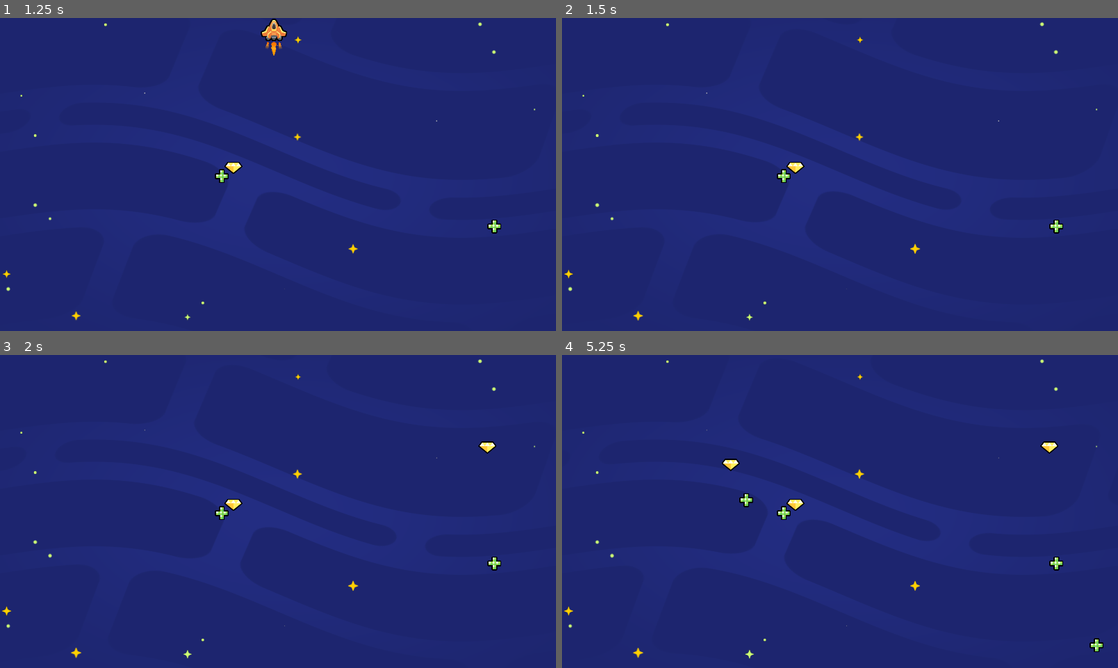
Above: before the commit, frames 1-4 (two rows, left to right).
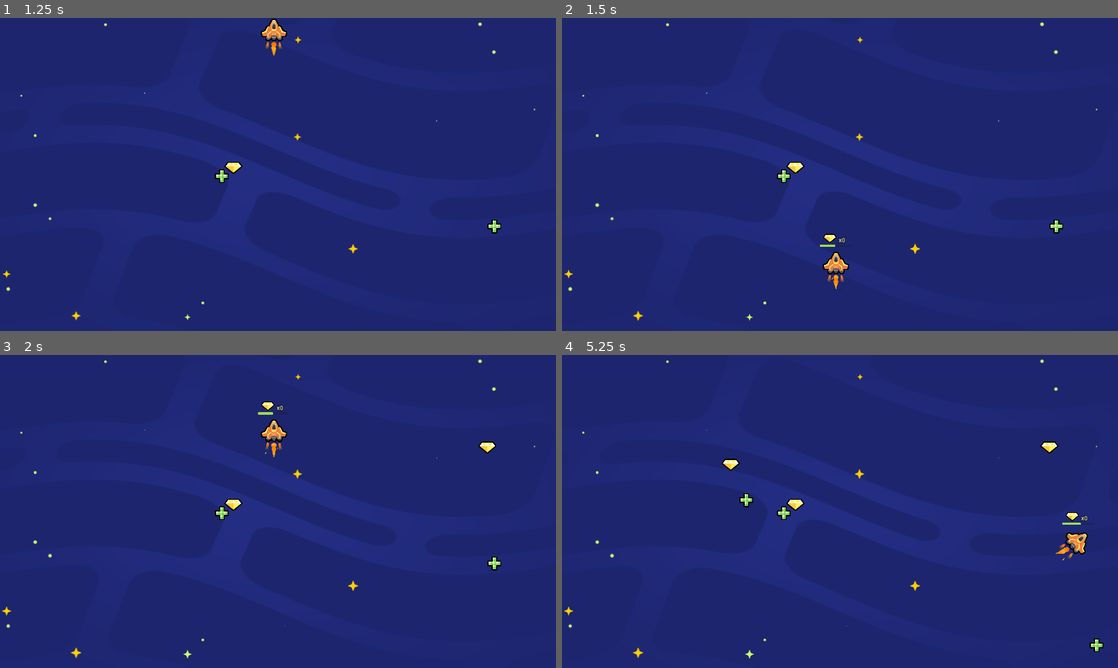
Above: after the commit, the same moments.

Repository: Yujing14/2d-GameDev-Course
Game: Godot game, scene res://lessons/space_level.tscn
The game is run twice, just before and just after one commit, with the same random seed, the same clock (stepped at 60 frames per second) and the same inputs.
Inputs:
- Up to frame 1 (1.25 s): hold W (move_up) from 0.53 s (still down)
- Up to frame 2 (1.5 s): keep holding W (move_up)
- Up to frame 3 (2 s): keep holding W (move_up)
- Up to frame 4 (5.25 s): release W (move_up) at 2.03 s; hold A (move_left) 2.03-3.53 s; hold S (move_down) 3.53-4.28 s; hold D (move_right) 4.28-5.03 s; hold W (move_up) from 5.03 s (still down)

Frame 1 is identical in both runs. In frame 2, 0.4% of the frame differs, in the area x 46-52%, y 68-87%; in frame 3, 0.4%; in frame 4, 0.5%, in the area x 87-96%, y 50-69%.

Commit message:
L9 Completed

Diff:
--- a/05.loot_it_all_workbook/lessons/ship.gd
+++ b/05.loot_it_all_workbook/lessons/ship.gd
@@ -29,6 +29,10 @@
 	if velocity.length() > 0.0:
 		get_node("Sprite2D").rotation= velocity.angle()
 
+	var viewport_size := get_viewport_rect().size
+	position.x = wrapf(position.x, 0, viewport_size.x)
+	position.y = wrapf(position.y, 0, viewport_size.y)
+
 func set_gem_count(new_gem_count: int) -> void:
 	gem_count = new_gem_count
 	get_node("UI/GemCount").text = "x"+ str(gem_count)
